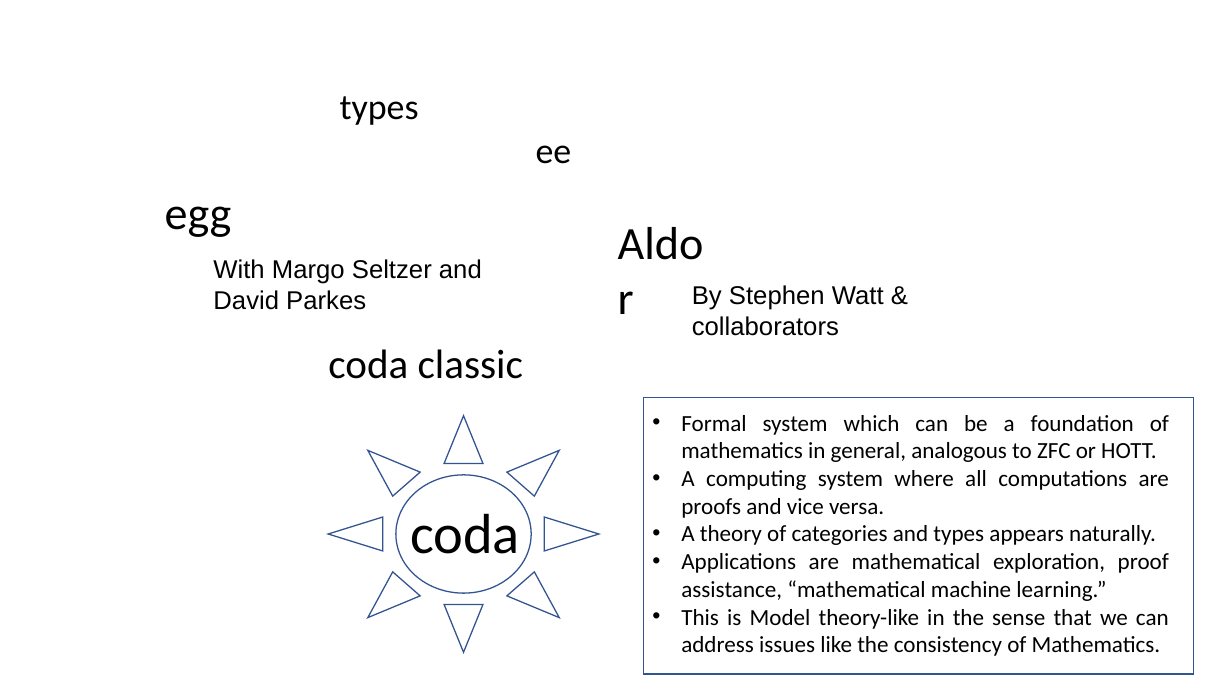
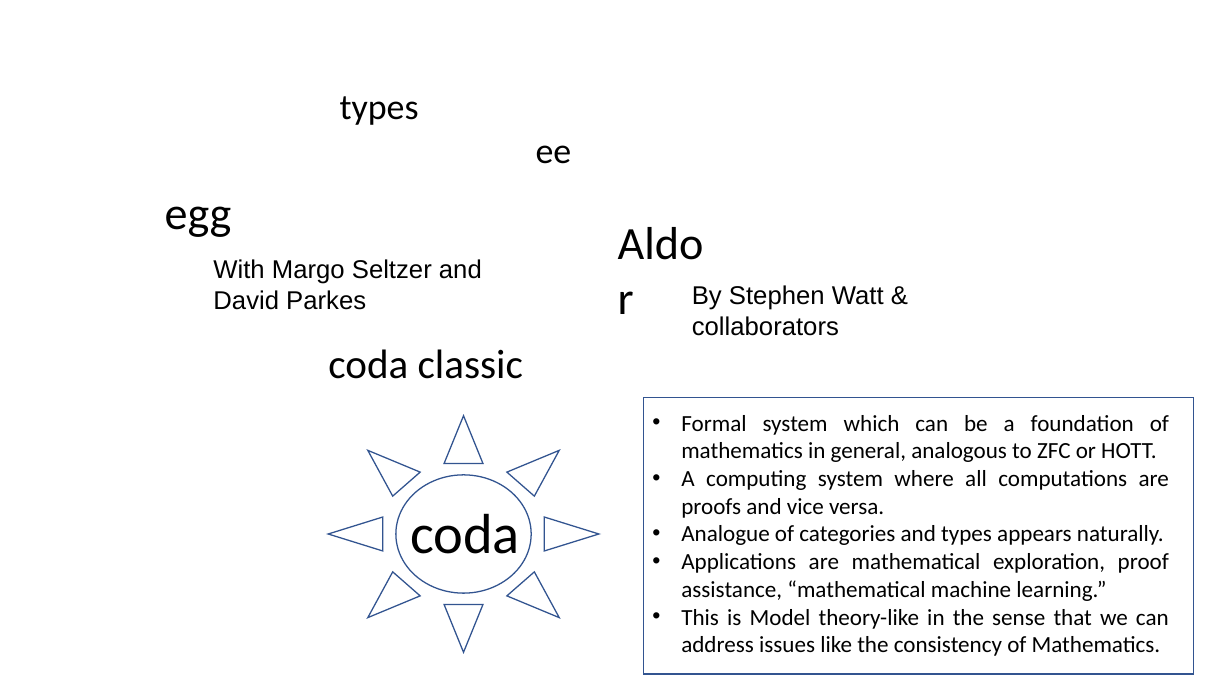
Before and after one commit to Saul-Youssef/coda, a slide deck: slide 3 of doc/talk/coda.pptx. Drawn at 1232x693 pixels with LibreOffice and Linux fonts; fonts in the diff are those of the drawing. Boxes give left, top, right and bottom in pixels: in the first picture for what was removed or moved away, otherwise in the second. Text is boxed around its words. In the diff, an @@ line names an element or a change of style, - is before the commit and + after.

```diff
--- a/doc/talk/coda.pptx
+++ b/doc/talk/coda.pptx
@@ text at [681, 525, 1164, 545]: text changed @@
-• A theory of categories and types appears naturally.
+• Analogue of categories and types appears naturally.
```
Also in this commit, not shown: 10 other slides changed, 5 slides added, 5 slides removed, 1 other file.
